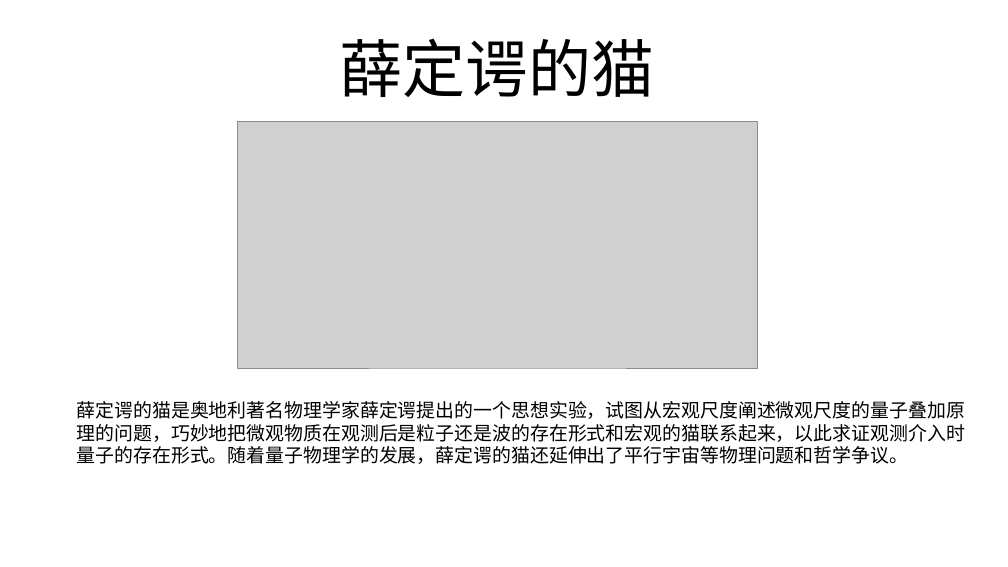
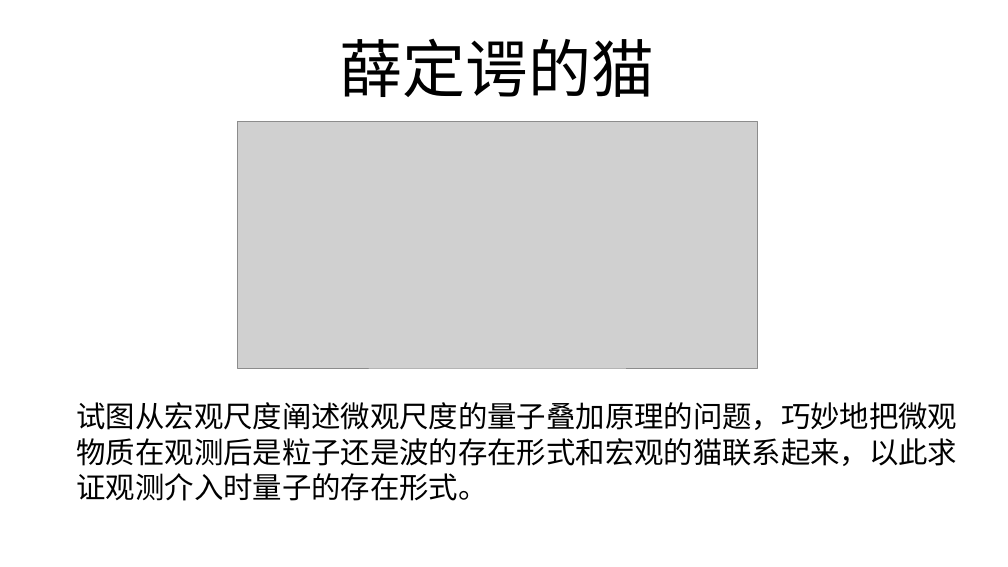
Before and after one commit to FredJiangFei/MyDocuments, a slide deck: slide 1 of 其他/薛定谔的猫/薛定谔的猫.pptx. Drawn at 1008x567 pixels with LibreOffice and Linux fonts; fonts in the diff are those of the drawing; grey boxes stand for pictures. Boxes give left, top, right and bottom in pixels: in the first picture for what was removed or moved away, otherwise in the second. Text is boxed around its words. In the diff, an @@ line names an element or a change of style, - is before the commit and + after.

```diff
--- a/其他/薛定谔的猫/薛定谔的猫.pptx
+++ b/其他/薛定谔的猫/薛定谔的猫.pptx
@@ text at box(77, 402, 958, 501): text changed; size 18 to 28 pt @@
-薛定谔的猫是奥地利著名物理学家薛定谔提出的一个思想实验，试图从宏观尺度阐述微观尺度的量子叠加原理的问题，巧妙地把微观物质在观测后是粒子还是波的存在形式和宏观的猫联系起来，以此求证观测介入时量子的存在形式。随着量子物理学的发展，薛定谔的猫还延伸出了平行宇宙等物理问题和哲学争议。
+试图从宏观尺度阐述微观尺度的量子叠加原理的问题，巧妙地把微观物质在观测后是粒子还是波的存在形式和宏观的猫联系起来，以此求证观测介入时量子的存在形式。
```
Also in this commit, not shown: 5 other slides changed, 3 slides added, 3 slides removed, 3 other files.
